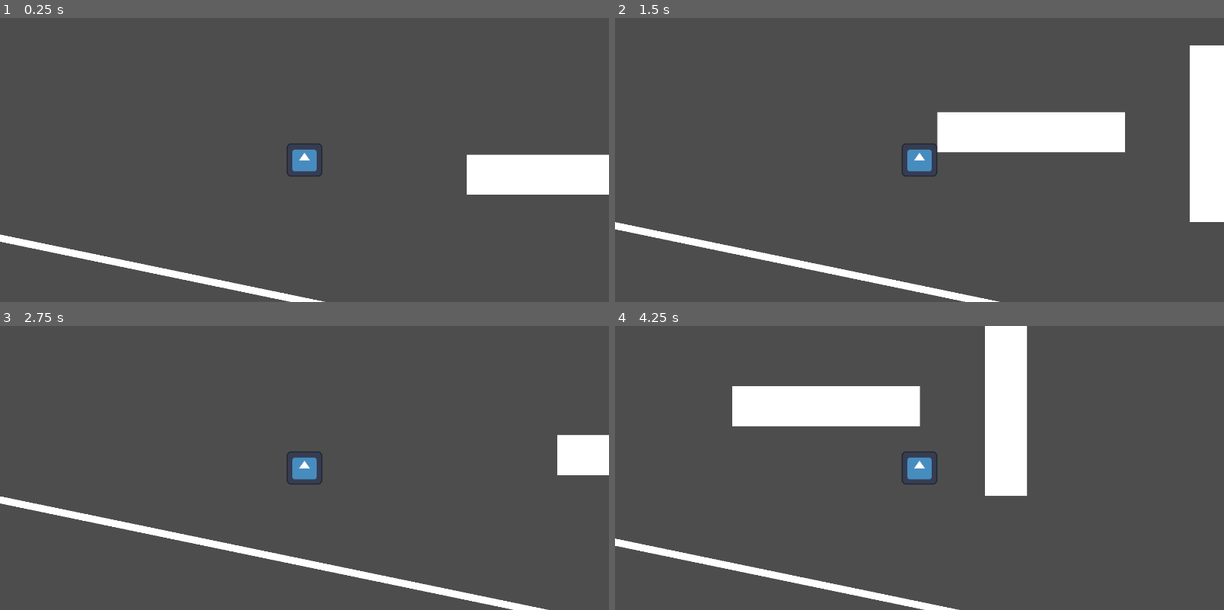
Above: before the commit, frames 1-4 (two rows, left to right).
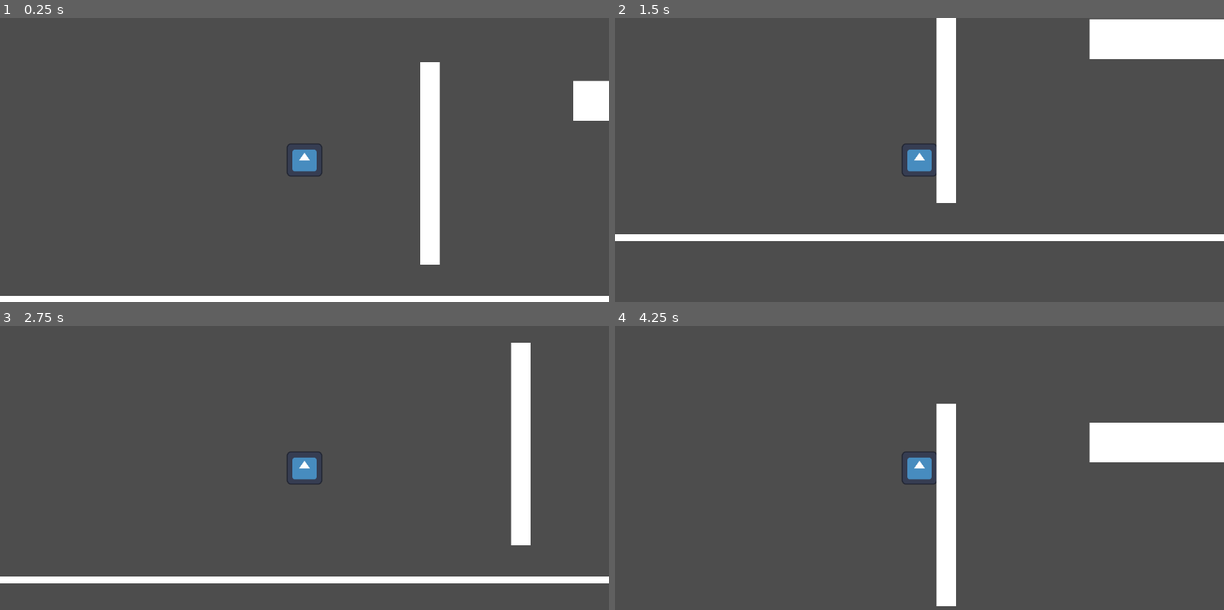
Above: after the commit, the same moments.

Repository: PengwuinReal/Metroidvania-Project-2-Desktop
Game: Godot game, scene res://node_2d.tscn
Same seed, same stepped clock (60 frames per second), same inputs: the game is played once before the commit and once after it. The engine's default icon, where the game draws it, is replaced by a stand-in: a white triangle on a blue panel in a dark square.
Inputs:
- Up to frame 1 (0.25 s): no input
- Up to frame 2 (1.5 s): hold Q (grab, bound only after the commit) 0.53-1.28 s; hold D (right) from 0.53 s (still down); tap Space (jump) at 0.77, 1.07 s; tap Shift (sprint, bound only after the commit) at 0.8, 1.35 s
- Up to frame 3 (2.75 s): tap Space (jump) at 1.52, 1.82, 2.3 s; tap R at 1.55 s; release D (right) at 2.03 s; hold A (left) from 2.03 s (still down); hold R from 2.03 s (still down)
- Up to frame 4 (4.25 s): release A (left) at 2.78 s; release R at 2.78 s; hold D (right) from 2.78 s (still down); tap Space (jump) at 2.85, 3.02, 3.32, 3.77, 4.07 s; tap Q (grab, bound only after the commit) at 3.05 s; hold Q (grab, bound only after the commit) from 3.53 s (still down); tap Shift (sprint, bound only after the commit) at 3.8 s

The runs differ from the first frame. In frame 1, 9.7% of the frame differs, in the area x 0-100%, y 15-100%; in frame 2, 16%, in the area x 0-100%, y 0-100%; in frame 3, 8.0%; in frame 4, 15%.

Commit message:
Ver 0.000000001
Added:
-Wall Grabbing
-Wall Climbing
-Sprinting

Diff:
--- a/Player.gd
+++ b/Player.gd
@@ -1,10 +1,11 @@
 extends CharacterBody2D
 
-const WALL_BOUNCE = 10.0
-const SPEED = 10.0
+const WALL_BOUNCE = 10.0 #amount of speed
+var SPEED = 10.0 #left and right speed
 const JUMP_VELOCITY = -15.0
 const RESISTANCE = 0.1 # "gliding" in air
 const SLIDE = 0.7 # sliding on ground
+const CLIMB_SPEED = 5.0
 
 
 # Get the gravity from the project settings to be synced with RigidBody nodes.
@@ -18,7 +19,7 @@
 	velocity.y = 0
 
 func _input(event):
-	if Input.is_key_pressed(KEY_R):
+	if Input.is_key_pressed(KEY_R): #reset character to spawn button
 		positionreset()
 
 func _physics_process(delta):
@@ -27,6 +28,10 @@
 	# As good practice, you should replace UI actions with custom gameplay actions.
 	var direction = Input.get_axis("left", "right")
 
+	if Input.is_action_pressed("sprint"):
+		SPEED = 20
+	else:
+		SPEED = 10
 
 
 	# Add the gravity.
@@ -35,27 +40,35 @@
 
 	if direction:
 		velocity.x = direction * SPEED
-		#print(velocity.x)
+		#print(velocity.x) #debug
 	else:
 		if is_on_floor():
 			velocity.x = move_toward(velocity.x, 0, SLIDE)
 		if not is_on_floor():
 			velocity.x = move_toward(velocity.x, 0, RESISTANCE)
 
-	# Handle jump.
-	if Input.is_action_pressed("jump"):
-		if is_on_floor():
+
+	if is_on_floor() and Input.is_action_pressed("jump"):#jumping on a floor
+		velocity.y = JUMP_VELOCITY
+
+	if is_on_wall():
+		if Input.is_action_pressed("grab"):#wall grab
+			velocity.y = 0
+			if Input.is_action_pressed("up"):#wall climb up
+				velocity.y = -CLIMB_SPEED
+			if Input.is_action_pressed("down"):#wall climb down
+				velocity.y = CLIMB_SPEED
+		var wall_normal = get_wall_normal()#debug
+		if Input.is_action_pressed("jump"):#wall jump
 			velocity.y = JUMP_VELOCITY
-		if is_on_wall():
-			var wall_normal = get_wall_normal()
-			velocity.y = JUMP_VELOCITY
-			print(wall_normal[0])
+
 			if wall_normal[0] < 0: #on left side of wall
-				velocity.x = -WALL_BOUNCE # move_toward(position.x, -1*SPEED, delta*-SPEED)
-				print(velocity.x)
+				velocity.x = -WALL_BOUNCE
 
 			else: #on right side of wall
 				velocity.x = WALL_BOUNCE
+		#print(wall_normal[0])#debug
+		#print(velocity.x)#debug
 
 	move_and_collide(Vector2(velocity.x, velocity.y))
 	move_and_slide()
--- a/node_2d.gd
+++ b/node_2d.gd
@@ -9,13 +9,3 @@
 # Called every frame. 'delta' is the elapsed time since the previous frame.
 func _process(delta):
 	pass
-"""
-var playerScreen=preload("res://Player.gd")
-var t = playerScreen.instance()
-
-func _input(ev):
-	if Input.is_key_pressed(KEY_R):
-		remove_child(t)
-		t = playerScreen.instance()
-		add_child(t)
-"""
--- a/node_2d.tscn
+++ b/node_2d.tscn
@@ -1,9 +1,14 @@
-[gd_scene load_steps=4 format=3 uid="uid://dtcfe2ahmin8p"]
+[gd_scene load_steps=6 format=3 uid="uid://dtcfe2ahmin8p"]
 
 [ext_resource type="Script" path="res://node_2d.gd" id="1_osakf"]
 [ext_resource type="PackedScene" uid="uid://dwhnmu8hpukie" path="res://player.tscn" id="2_d0tuu"]
 
 [sub_resource type="CanvasTexture" id="CanvasTexture_n1qwa"]
+
+[sub_resource type="RectangleShape2D" id="RectangleShape2D_0adk0"]
+size = Vector2(70.2389, 780.147)
+
+[sub_resource type="CanvasTexture" id="CanvasTexture_j5hak"]
 
 [node name="Node2D" type="Node2D"]
 position = Vector2(222, 345)
@@ -17,7 +22,6 @@
 
 [node name="StaticBody2D" type="StaticBody2D" parent="."]
 position = Vector2(326.471, 417.188)
-rotation = 0.216847
 scale = Vector2(11.6501, 0.184551)
 metadata/_edit_group_ = true
 
@@ -32,15 +36,9 @@
 texture = SubResource("CanvasTexture_n1qwa")
 
 [node name="StaticBody2D2" type="StaticBody2D" parent="."]
-position = Vector2(1220.59, -37.5001)
+position = Vector2(1605.88, -321.875)
 scale = Vector2(1.03571, 1.0506)
 metadata/_edit_group_ = true
-
-[node name="Sprite2D" type="Sprite2D" parent="StaticBody2D2"]
-position = Vector2(64.8226, -29.5229)
-rotation = 3.14159
-scale = Vector2(656.331, 146.467)
-texture = SubResource("CanvasTexture_n1qwa")
 
 [node name="CollisionPolygon2D" type="CollisionPolygon2D" parent="StaticBody2D2"]
 editor_description = "cool block thing
@@ -49,18 +47,22 @@
 scale = Vector2(1, 2.01856)
 polygon = PackedVector2Array(183.448, 275.086, 186.344, 348.175, 840.002, 347.232, 840.002, 275.086)
 
+[node name="Sprite2D" type="Sprite2D" parent="StaticBody2D2"]
+position = Vector2(64.8226, -29.5229)
+rotation = 3.14159
+scale = Vector2(656.331, 146.467)
+texture = SubResource("CanvasTexture_n1qwa")
+
 [node name="StaticBody2D3" type="StaticBody2D" parent="."]
-position = Vector2(1970.59, 4.6875)
-rotation = -1.57079
-scale = Vector2(1.03571, 1.0506)
+position = Vector2(-160.294, -271.875)
 metadata/_edit_group_ = true
 
-[node name="CollisionPolygon2D" type="CollisionPolygon2D" parent="StaticBody2D3"]
-position = Vector2(-450.897, -659.979)
-scale = Vector2(1, 2.01856)
-polygon = PackedVector2Array(187.068, 276.196, 186.344, 348.175, 840.002, 347.232, 840.002, 275.086)
+[node name="CollisionShape2D" type="CollisionShape2D" parent="StaticBody2D3"]
+position = Vector2(974.825, 160.386)
+rotation = 3.14159
+shape = SubResource("RectangleShape2D_0adk0")
 
 [node name="Sprite2D" type="Sprite2D" parent="StaticBody2D3"]
-position = Vector2(64.8226, -29.5229)
-scale = Vector2(-656.331, -146.467)
-texture = SubResource("CanvasTexture_n1qwa")
+position = Vector2(974.757, 160.37)
+scale = Vector2(-70.0894, 780.142)
+texture = SubResource("CanvasTexture_j5hak")
--- a/project.godot
+++ b/project.godot
@@ -39,6 +39,28 @@
 "events": [Object(InputEventKey,"resource_local_to_scene":false,"resource_name":"","device":-1,"window_id":0,"alt_pressed":false,"shift_pressed":false,"ctrl_pressed":false,"meta_pressed":false,"pressed":false,"keycode":0,"physical_keycode":32,"key_label":0,"unicode":32,"echo":false,"script":null)
 ]
 }
+sprint={
+"deadzone": 0.5,
+"events": [Object(InputEventKey,"resource_local_to_scene":false,"resource_name":"","device":-1,"window_id":0,"alt_pressed":false,"shift_pressed":false,"ctrl_pressed":false,"meta_pressed":false,"pressed":false,"keycode":0,"physical_keycode":4194325,"key_label":0,"unicode":0,"echo":false,"script":null)
+]
+}
+grab={
+"deadzone": 0.5,
+"events": [Object(InputEventKey,"resource_local_to_scene":false,"resource_name":"","device":-1,"window_id":0,"alt_pressed":false,"shift_pressed":false,"ctrl_pressed":false,"meta_pressed":false,"pressed":false,"keycode":0,"physical_keycode":81,"key_label":0,"unicode":113,"echo":false,"script":null)
+]
+}
+up={
+"deadzone": 0.5,
+"events": [Object(InputEventKey,"resource_local_to_scene":false,"resource_name":"","device":-1,"window_id":0,"alt_pressed":false,"shift_pressed":false,"ctrl_pressed":false,"meta_pressed":false,"pressed":false,"keycode":0,"physical_keycode":87,"key_label":0,"unicode":119,"echo":false,"script":null)
+, Object(InputEventKey,"resource_local_to_scene":false,"resource_name":"","device":-1,"window_id":0,"alt_pressed":false,"shift_pressed":false,"ctrl_pressed":false,"meta_pressed":false,"pressed":false,"keycode":0,"physical_keycode":4194320,"key_label":0,"unicode":0,"echo":false,"script":null)
+]
+}
+down={
+"deadzone": 0.5,
+"events": [Object(InputEventKey,"resource_local_to_scene":false,"resource_name":"","device":-1,"window_id":0,"alt_pressed":false,"shift_pressed":false,"ctrl_pressed":false,"meta_pressed":false,"pressed":false,"keycode":0,"physical_keycode":83,"key_label":0,"unicode":115,"echo":false,"script":null)
+, Object(InputEventKey,"resource_local_to_scene":false,"resource_name":"","device":-1,"window_id":0,"alt_pressed":false,"shift_pressed":false,"ctrl_pressed":false,"meta_pressed":false,"pressed":false,"keycode":0,"physical_keycode":4194322,"key_label":0,"unicode":0,"echo":false,"script":null)
+]
+}
 
 [rendering]
 
